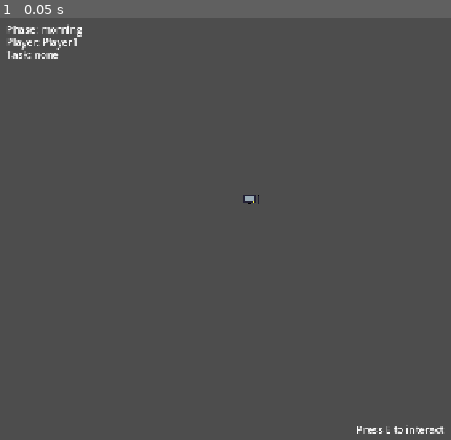
Above: before the commit, frame 1.
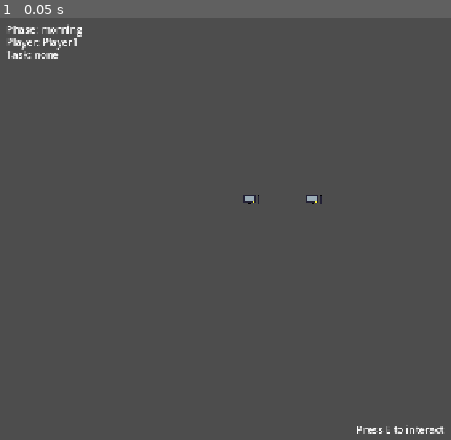
Above: after the commit, the same moment.

Repository: pvfort/astrovalley
Game: Godot game, scene res://scenes/main.tscn
Same seed, same stepped clock (60 frames per second), same inputs: the game is played once before the commit and once after it. This scene is started directly instead of the project's main scene.
Inputs:
- Up to frame 1 (0.05 s): no input

The runs differ from the first frame. In frame 1, less than 0.1% of the frame differs, in the area x 67-72%, y 41-45%.
Error in both runs: Invalid access to property or key 'player_nearby' on a base object of type 'Area2D (ProximitySensor)'. (res://scripts/main.gd:22)

Commit message:
Add skill system and programming workstation loop
Agent-Logs-Url: https://github.com/pvfort/astrovalley/sessions/97edec95-3148-42f2-a3a1-297368b29b1f

Co-authored-by: Lucas-Purcell <129962986+Lucas-Purcell@users.noreply.github.com>

Diff:
--- a/project.godot
+++ b/project.godot
@@ -27,6 +27,7 @@
 ObservationSystem="*res://scripts/systems/observation_system.gd"
 InventoryManager="*uid://deywmh2l7jdxm"
 PlayerData="*res://autoload/PlayerData.gd"
+SkillManager="*res://scripts/skills/skill_manager.gd"
 
 [display]
 
--- /dev/null
+++ b/resources/skills/programming_skill.tres
@@ -0,0 +1,11 @@
+[gd_resource type="Resource" script_class="SkillData" format=3]
+
+[ext_resource type="Script" path="res://scripts/skills/skill_data.gd" id="1_skill_data"]
+[ext_resource type="Texture2D" path="res://assets/sprites/pc.png" id="2_icon"]
+
+[resource]
+script = ExtResource("1_skill_data")
+skill_id = "programming"
+display_name = "Programación"
+description = "Capacidad para programar y desarrollar soluciones."
+icon = ExtResource("2_icon")
--- a/scenes/main.tscn
+++ b/scenes/main.tscn
@@ -4,6 +4,7 @@
 [ext_resource type="Script" uid="uid://6qh4ao33le5u" path="res://scripts/main.gd" id="2"]
 [ext_resource type="Texture2D" uid="uid://dnd8nj4qh5vel" path="res://assets/sprites/pc.png" id="3"]
 [ext_resource type="PackedScene" uid="uid://blctf1qsa3ufe" path="res://scenes/ui/InventoryUI.tscn" id="4_jyhfs"]
+[ext_resource type="PackedScene" path="res://scenes/resources/ComputerEntity.tscn" id="5_computer"]
 
 [sub_resource type="RectangleShape2D" id="1"]
 size = Vector2(96, 96)
@@ -21,6 +22,9 @@
 
 [node name="CollisionShape2D" type="CollisionShape2D" parent="Telescope" unique_id=49984888]
 shape = SubResource("1")
+
+[node name="ComputerEntity" parent="." instance=ExtResource("5_computer")]
+position = Vector2(500, 300)
 
 [node name="UI" type="Control" parent="." unique_id=300123017]
 layout_mode = 3
--- /dev/null
+++ b/scenes/resources/ComputerEntity.tscn
@@ -0,0 +1,26 @@
+[gd_scene format=3]
+
+[ext_resource type="Texture2D" path="res://assets/sprites/pc.png" id="1_pc"]
+[ext_resource type="Script" path="res://scripts/components/interactable_component.gd" id="2_interactable"]
+[ext_resource type="Script" path="res://scripts/components/programming_component.gd" id="3_programming"]
+
+[sub_resource type="RectangleShape2D" id="1_shape"]
+size = Vector2(28, 20)
+
+[node name="ComputerEntity" type="Area2D"]
+collision_layer = 4
+collision_mask = 2
+monitoring = false
+
+[node name="Sprite2D" type="Sprite2D" parent="."]
+texture = ExtResource("1_pc")
+
+[node name="InteractableComponent" type="Node" parent="."]
+script = ExtResource("2_interactable")
+
+[node name="CollisionShape2D" type="CollisionShape2D" parent="."]
+shape = SubResource("1_shape")
+one_way_collision = true
+
+[node name="ProgrammingComponent" type="Node" parent="."]
+script = ExtResource("3_programming")
--- /dev/null
+++ b/scripts/components/programming_component.gd
@@ -0,0 +1,16 @@
+class_name ProgrammingComponent
+extends Node
+
+@export var xp_gain: int = 15
+@export var stamina_cost: float = 5.0
+@export var allowed_mode := PlayerCharacter.InteractionMode.PRIMARY
+@export var priority: int = 10
+
+
+func interact(_player) -> void:
+	print("[PROGRAMMING] coding...")
+
+	SkillManager.add_xp(
+		"programming",
+		xp_gain
+	)
--- /dev/null
+++ b/scripts/skills/skill_data.gd
@@ -0,0 +1,22 @@
+extends Resource
+class_name SkillData
+
+@export var skill_id: String
+@export var display_name: String
+@export var description: String
+@export var icon: Texture2D
+
+@export var max_level: int = 10
+
+@export var xp_curve: Array[int] = [
+	100,
+	250,
+	500,
+	900,
+	1400,
+	2000,
+	2700,
+	3500,
+	4500,
+	6000
+]
--- /dev/null
+++ b/scripts/skills/skill_manager.gd
@@ -0,0 +1,80 @@
+extends Node
+
+signal skill_xp_changed(skill_id, xp)
+signal skill_level_changed(skill_id, level)
+
+var skills := {}
+
+
+func _ready():
+	var programming = preload(
+		"res://resources/skills/programming_skill.tres"
+	)
+
+	register_skill(programming)
+
+
+func register_skill(skill: SkillData) -> void:
+	skills[skill.skill_id] = {
+		"data": skill,
+		"xp": 0,
+		"level": 0
+	}
+
+
+func add_xp(skill_id: String, amount: int) -> void:
+	if not skills.has(skill_id):
+		print("[SKILL] unknown skill:", skill_id)
+		return
+
+	var entry = skills[skill_id]
+	entry["xp"] += amount
+
+	skill_xp_changed.emit(
+		skill_id,
+		entry["xp"]
+	)
+
+	_check_level_up(skill_id)
+
+
+func _check_level_up(skill_id: String) -> void:
+	var entry = skills[skill_id]
+	var skill: SkillData = entry["data"]
+	var xp: int = entry["xp"]
+	var level: int = entry["level"]
+
+	while level < skill.max_level:
+		if level >= skill.xp_curve.size():
+			break
+
+		var required_xp = skill.xp_curve[level]
+
+		if xp < required_xp:
+			break
+
+		level += 1
+		entry["level"] = level
+
+		print(
+			"[SKILL] LEVEL UP:",
+			skill.display_name,
+			" -> ",
+			level
+		)
+
+		skill_level_changed.emit(skill_id, level)
+
+
+func get_level(skill_id: String) -> int:
+	if not skills.has(skill_id):
+		return 0
+
+	return skills[skill_id]["level"]
+
+
+func get_xp(skill_id: String) -> int:
+	if not skills.has(skill_id):
+		return 0
+
+	return skills[skill_id]["xp"]
